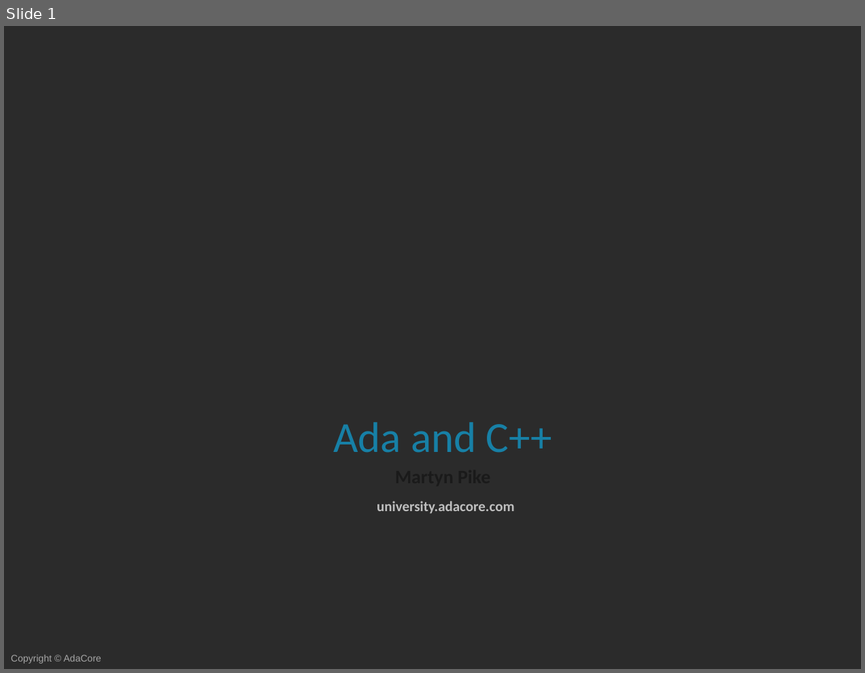
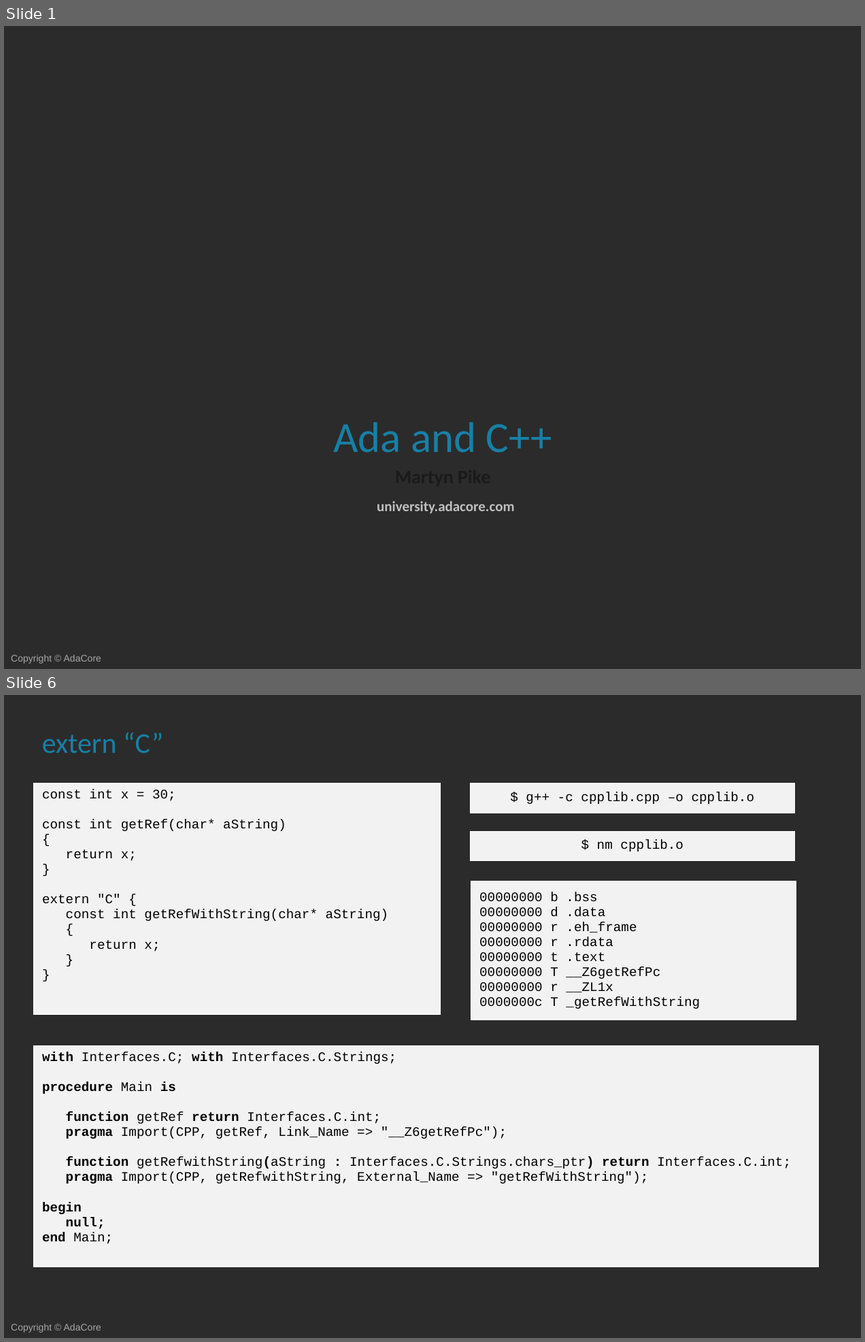
Before and after one commit to AdaCoreU/Courses, a slide deck: lectures/04_Mixed_Language_Programming_In_Ada/03_Ada_and_C++/Slides/03_Ada_and_C++.pptx. Shown one above the other, each under a label of ours: slide 1 before the commit, slides 1 and 6 after it; the slides between them are not shown. The pictures are 865x673 and 865x1342 pixels, drawn with LibreOffice and Linux fonts; fonts in the diff are those of the drawing; background and template pictures are left out; a plain dark background stands for a picture behind light text. Boxes give left, top, right and bottom in pixels: in the first picture for what was removed or moved away, otherwise in the second. Text is boxed around its words. In the diff, an @@ line names an element or a change of style, - is before the commit and + after.

```diff
--- a/lectures/04_Mixed_Language_Programming_In_Ada/03_Ada_and_C++/Slides/03_Ada_and_C++.pptx
+++ b/lectures/04_Mixed_Language_Programming_In_Ada/03_Ada_and_C++/Slides/03_Ada_and_C++.pptx
@@ slide 6 added at (4, 695, 861, 1338), background picture (left out); not listed: 1 template element that a slide beside it also shows @@
@@ title added at (42, 732, 163, 753), 24 pt, text #1780A6 @@
+extern “C”
@@ table added at (33, 783, 440, 1014), 1 rows, 1 columns @@
+const int x = 30; / const int getRef(char* aString) / { / return x; / } / extern "C" { / const int getRefWithString(char* aString) / { / return x; / } / }
@@ table added at (470, 783, 795, 813), 1 rows, 1 columns @@
+$ g++ -c cpplib.cpp –o cpplib.o
@@ table added at (470, 831, 795, 860), 1 rows, 1 columns @@
+$ nm cpplib.o
@@ table added at (471, 881, 796, 1020), 1 rows, 1 columns @@
+00000000 b .bss / 00000000 d .data / 00000000 r .eh_frame / 00000000 r .rdata / 00000000 t .text / 00000000 T __Z6getRefPc / 00000000 r __ZL1x / 0000000c T _getRefWithString
@@ table added at (33, 1045, 818, 1266), 1 rows, 1 columns @@
+with Interfaces.C; with Interfaces.C.Strings; / procedure Main is / function getRef return Interfaces.C.int; / pragma Import(CPP, getRef, Link_Name => "__Z6getRefPc"); / function getRefwithString(aString : Interfaces.C.Strings.chars_ptr) return Interfaces.C.int; / pragma Import(CPP, getRefwithString, External_Name => "getRefWithString"); / begin / null; / end Main;
```
Also in this commit, not shown: 6 slides changed, 26 other slides added, 4 slides removed.
